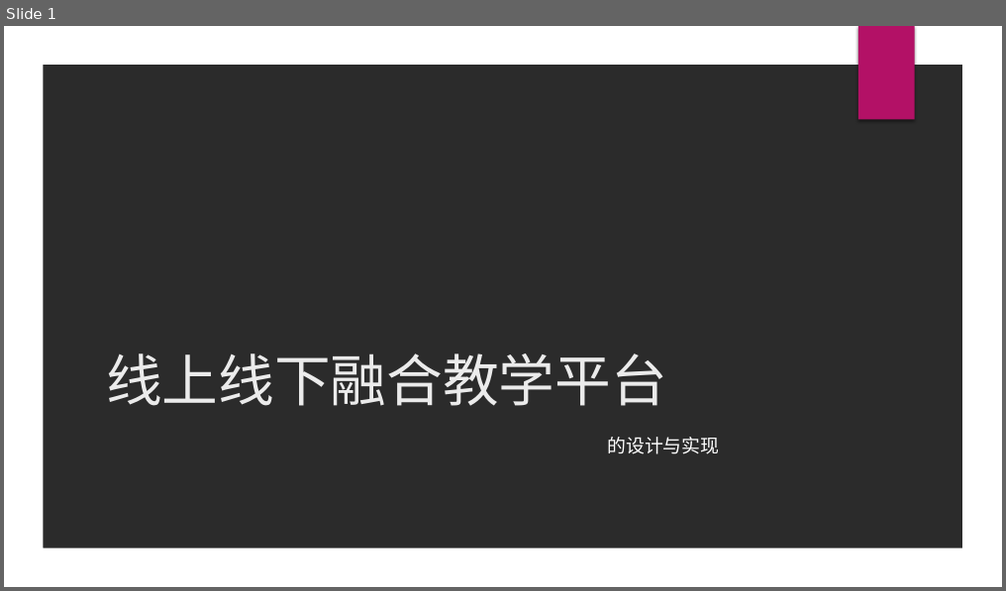
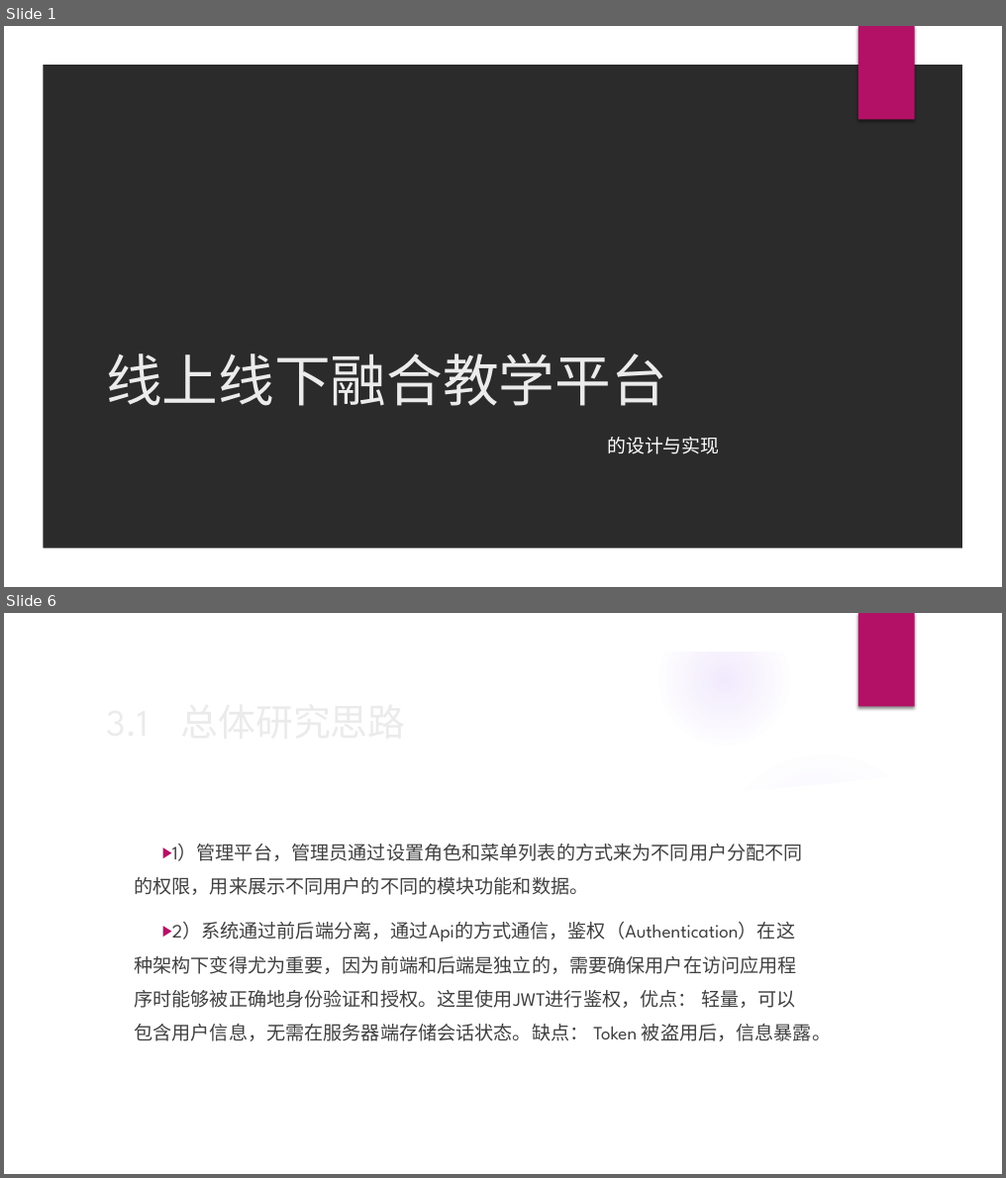
Before and after one commit to Minkmmx64/Blended-Learning-Platform, a slide deck: 开题答辩ppt.pptx. Shown one above the other, each under a label of ours: slide 1 before the commit, slides 1 and 6 after it; the slides between them are not shown. The pictures are 1006x591 and 1006x1178 pixels, drawn with LibreOffice and Linux fonts; fonts in the diff are those of the drawing; background and template pictures are left out; a plain dark background stands for a picture behind light text. Boxes give left, top, right and bottom in pixels: in the first picture for what was removed or moved away, otherwise in the second. Text is boxed around its words. In the diff, an @@ line names an element or a change of style, - is before the commit and + after.

```diff
--- a/开题答辩ppt.pptx
+++ b/开题答辩ppt.pptx
@@ slide 6 added at <box>4,613,1002,1174</box>, background picture (left out); not listed: 2 template elements that a slide beside it also shows @@
@@ group added at <box>4,614,971,1174</box>: 5 ellipses, 2 freeform shapes @@
@@ text added at <box>134,844,831,1042</box>, 18.2 pt, text #404040 @@
+▶ 1）管理平台，管理员通过设置角色和菜单列表的方式来为不同用户分配不同的权限，用来展示不同用户的不同的模块功能和数据。
+▶ 2）系统通过前后端分离，通过Api的方式通信，鉴权（Authentication）在这种架构下变得尤为重要，因为前端和后端是独立的，需要确保用户在访问应用程序时能够被正确地身份验证和授权。这里使用JWT进行鉴权，优点： 轻量，可以包含用户信息，无需在服务器端存储会话状态。缺点： Token 被盗用后，信息暴露。
@@ title added at <box>172,844,803,861</box>, 36 pt, text #EBEBEB @@
+3.1 总体研究思路
```
Also in this commit, not shown: 2 slides changed, 6 other slides added, 37 other files.
